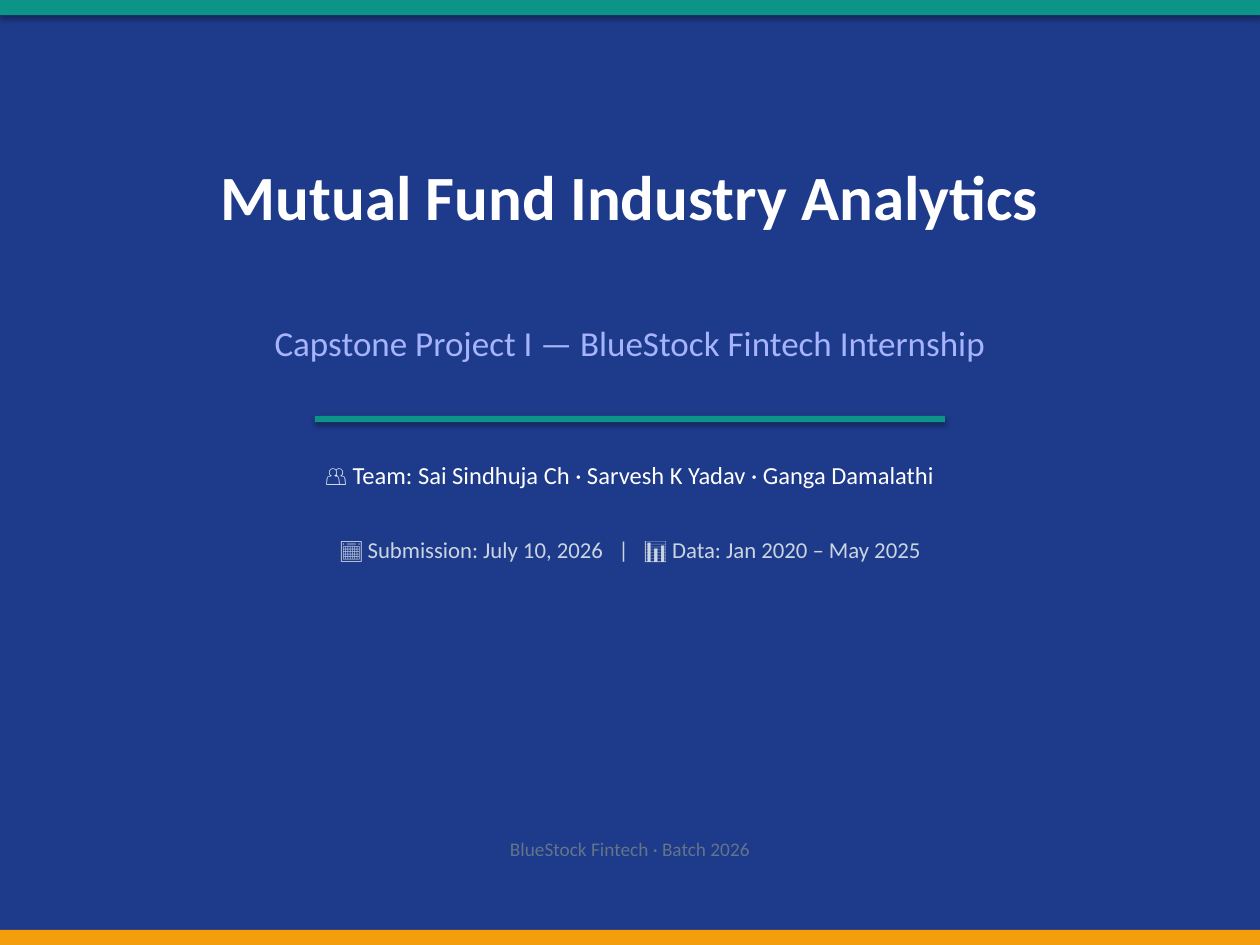
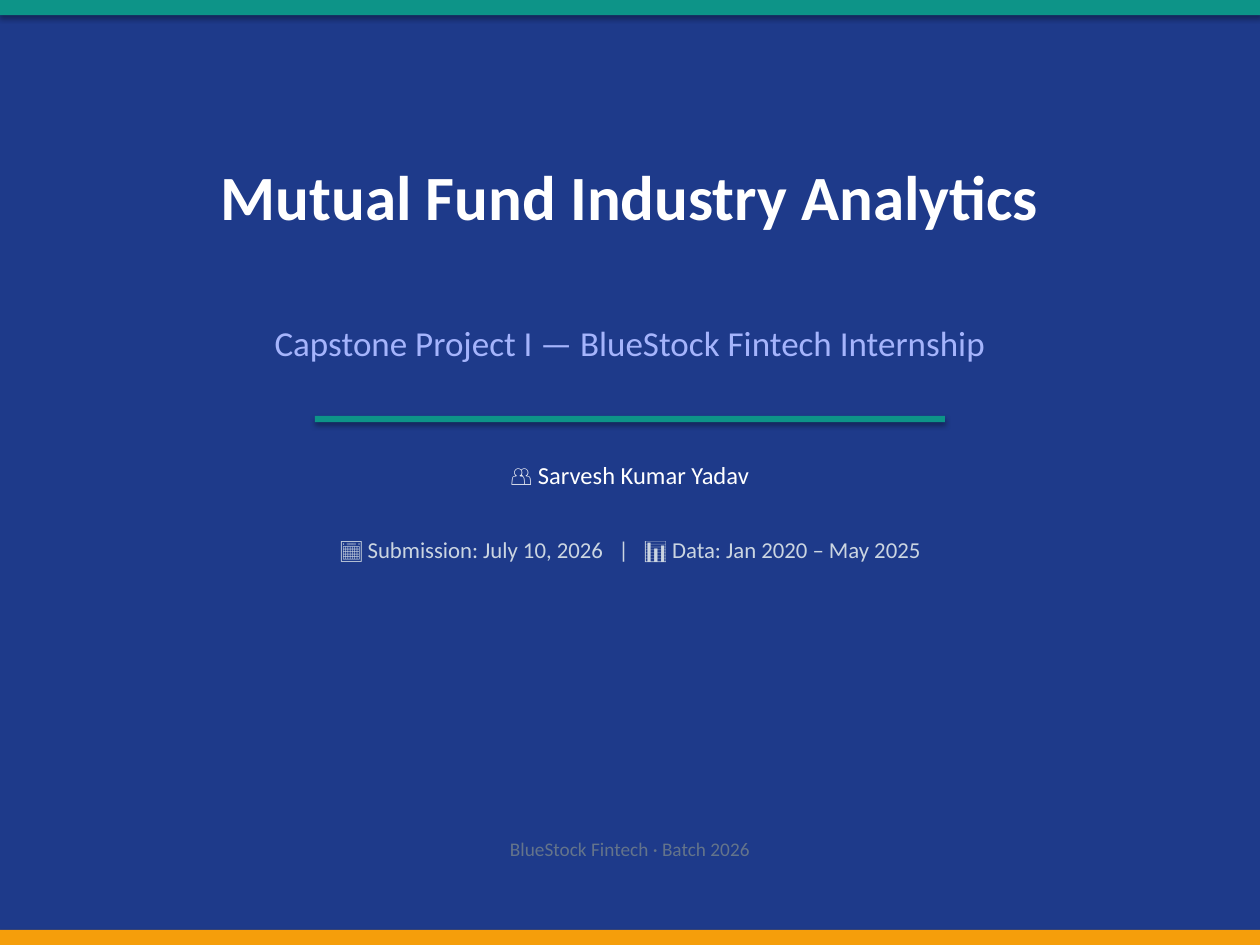
Before and after one commit to imsky1812/BlueStock.in, a slide deck: slide 1 of bluestock_mf_capstone/reports/Presentation.pptx. Drawn at 1260x945 pixels with LibreOffice and Linux fonts; fonts in the diff are those of the drawing. Boxes give left, top, right and bottom in pixels: in the first picture for what was removed or moved away, otherwise in the second. Text is boxed around its words. In the diff, an @@ line names an element or a change of style, - is before the commit and + after.

```diff
--- a/bluestock_mf_capstone/reports/Presentation.pptx
+++ b/bluestock_mf_capstone/reports/Presentation.pptx
@@ text at (538, 467, 748, 484): text changed @@
-👥 Team: Sai Sindhuja Ch · Sarvesh K Yadav · Ganga Damalathi
+👥 Sarvesh Kumar Yadav
```
Also in this commit, not shown: 1 other slide changed, 2 other files.
